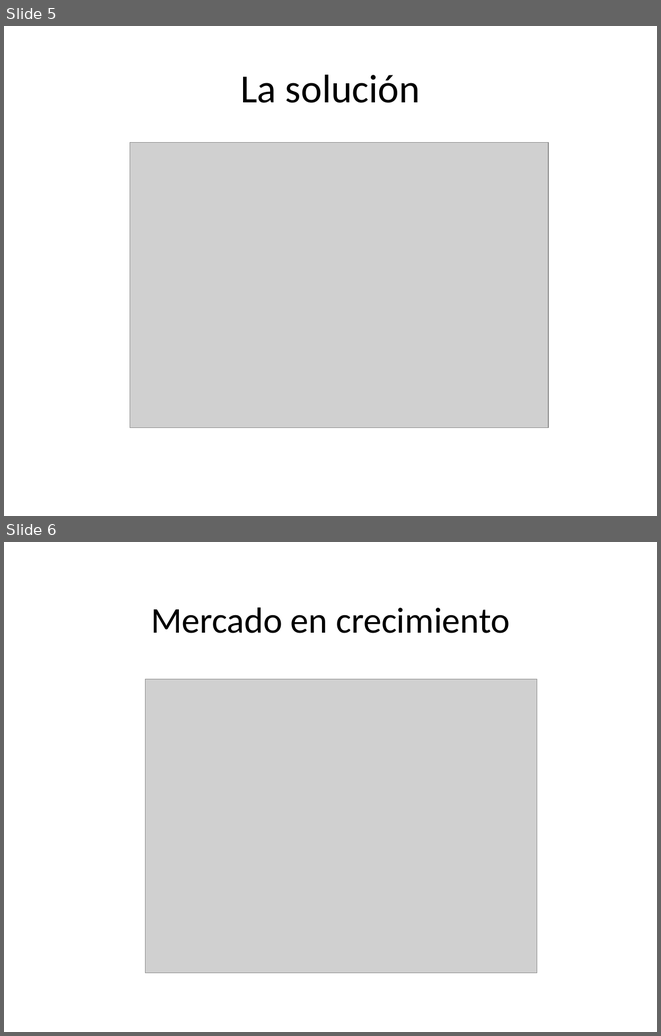
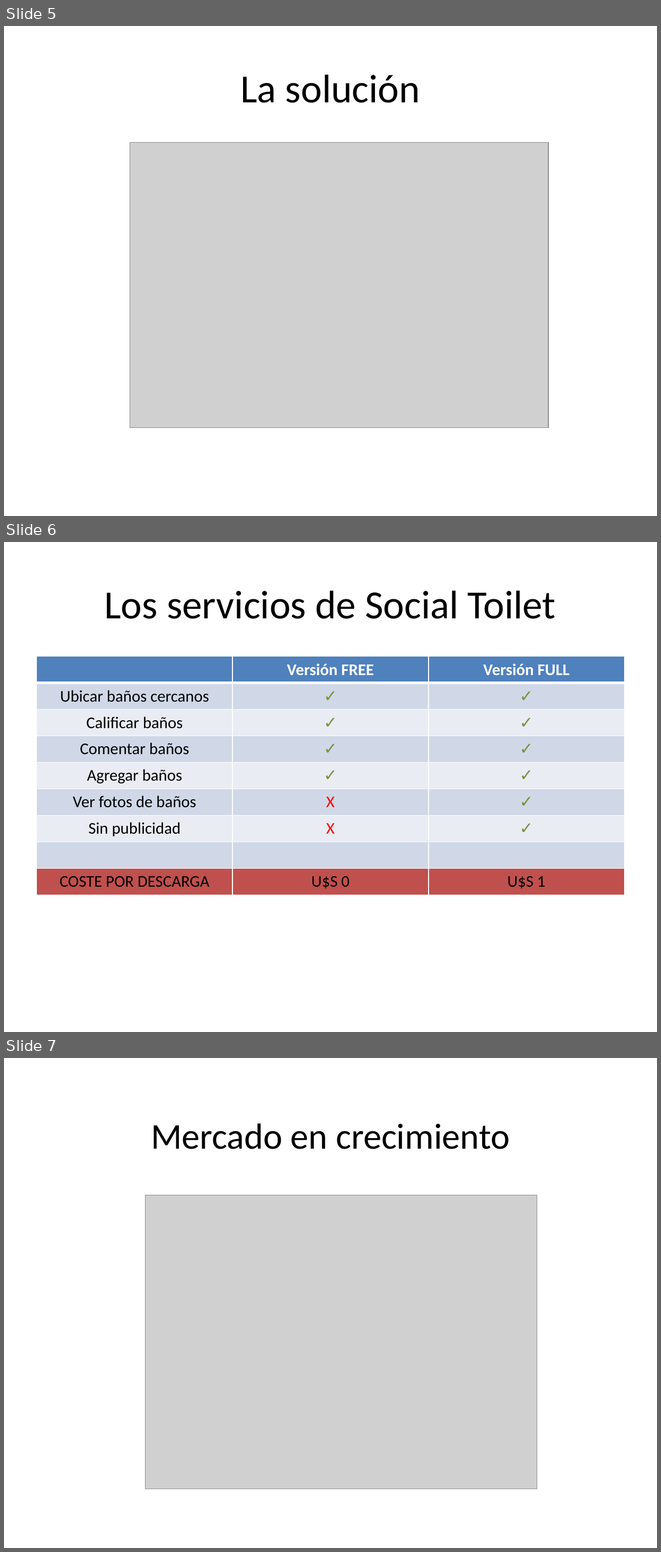
Before and after one commit to dschenkelman/taller-proyectos, a slide deck: Assets/Presentación negocio.pptx. Shown one above the other, each under a label of ours: slides 5 and 6 before the commit, slides 5, 6 and 7 after it. The pictures are 661x1036 and 661x1552 pixels, drawn with LibreOffice and Linux fonts; fonts in the diff are those of the drawing; grey boxes stand for pictures. Boxes give left, top, right and bottom in pixels: in the first picture for what was removed or moved away, otherwise in the second. Text is boxed around its words. In the diff, an @@ line names an element or a change of style, - is before the commit and + after.

Commit message:
Cuentas

```diff
--- a/Assets/Presentación negocio.pptx
+++ b/Assets/Presentación negocio.pptx
@@ slide 6 added at (4,542,657,1032), background #FFFFFF @@
@@ title added at (104,590,556,619), 44 pt, text #000000 @@
+Los servicios de Social Toilet
@@ table added at (37,656,624,894), 9 rows, 3 columns @@
+ | Versión FREE | Versión FULL
+Ubicar baños cercanos | ✓ | ✓
+Calificar baños | ✓ | ✓
+Comentar baños | ✓ | ✓
+Agregar baños | ✓ | ✓
+Ver fotos de baños | X | ✓
+Sin publicidad | X | ✓
+ |  | 
+COSTE POR DESCARGA | U$S 0 | U$S 1
@@ what was slide 6 is now slide 7 @@
```
